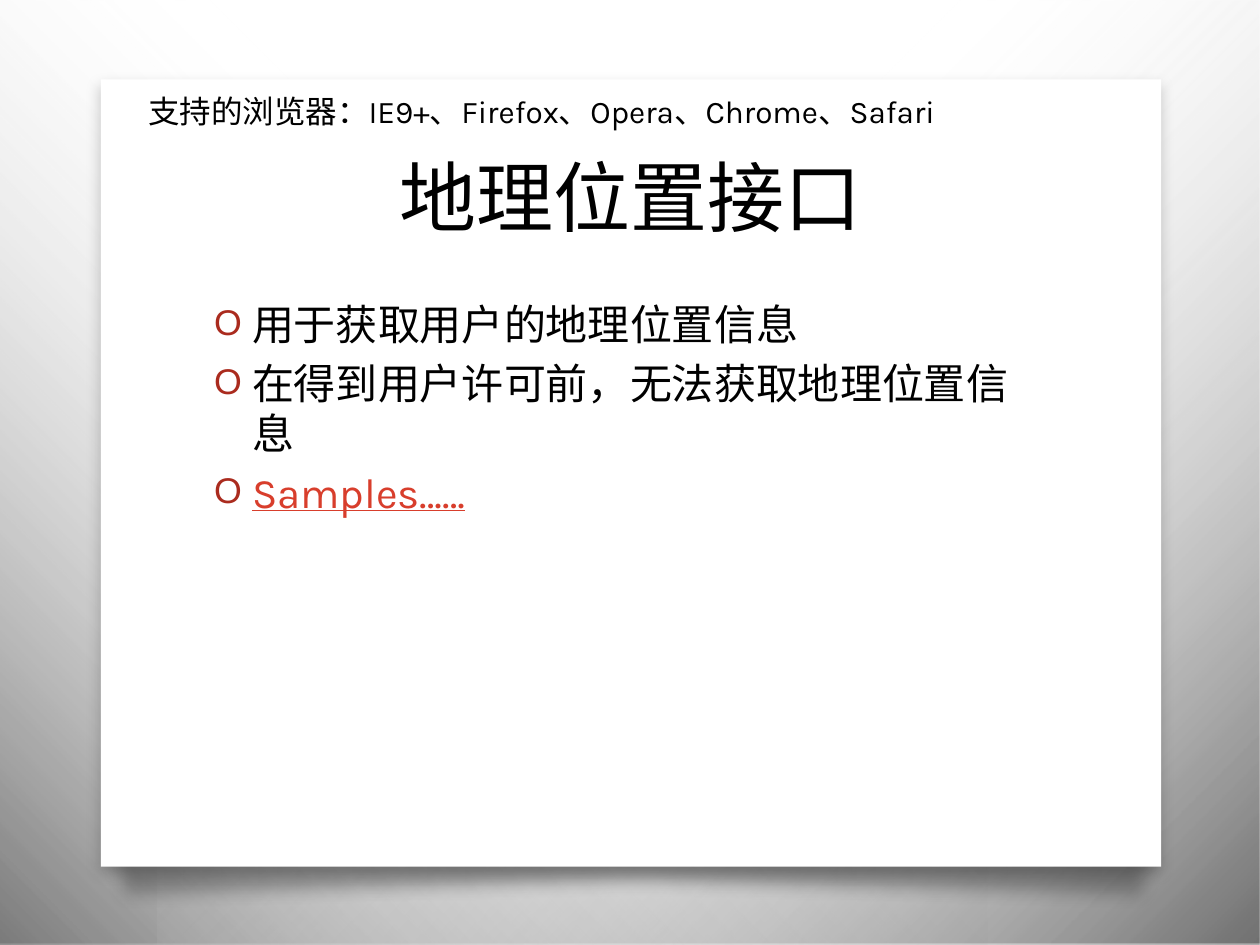
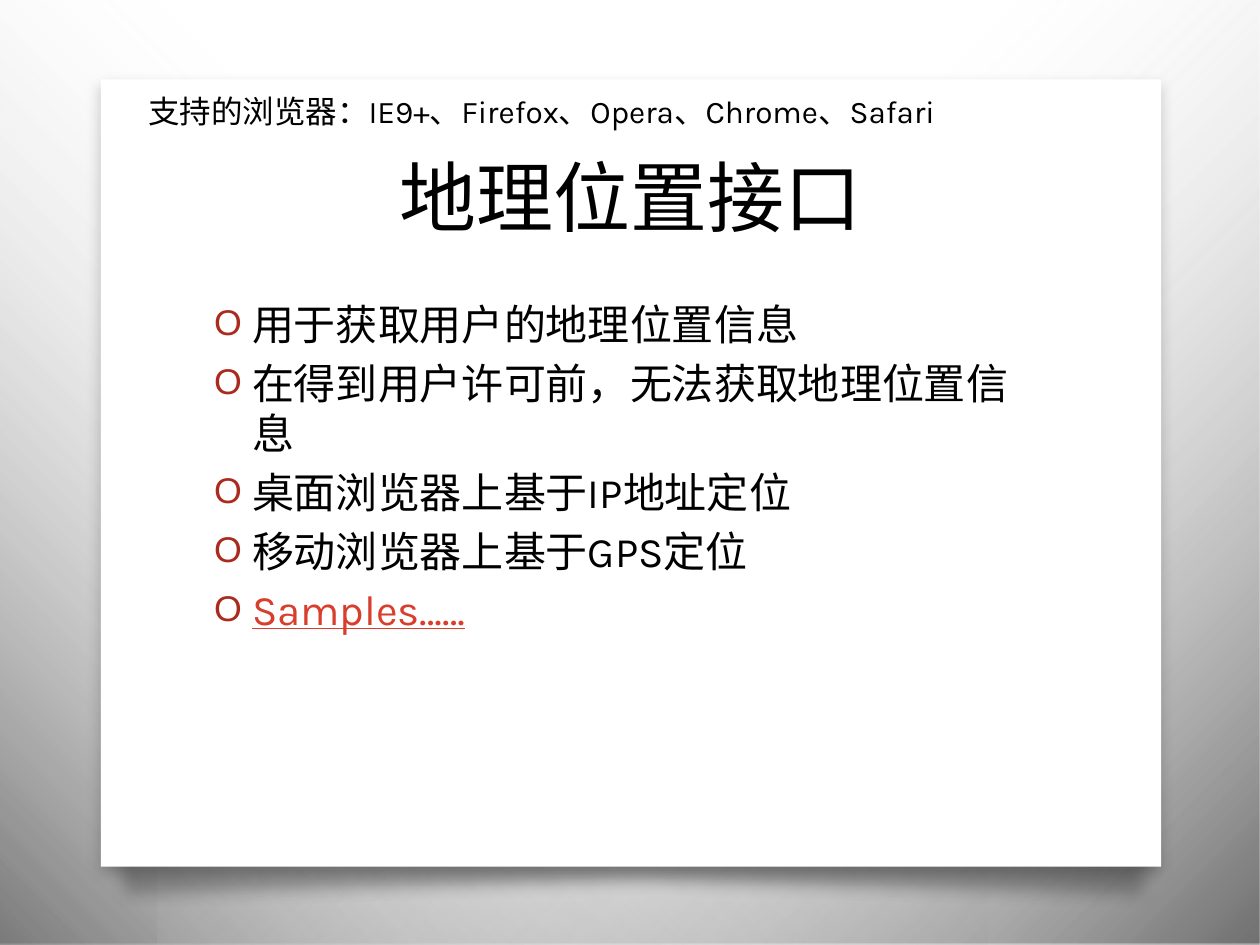
Before and after one commit to Hawkeyes0/HTML5-Test, a slide deck: slide 16 of Tour/Web前端设计H5.pptx. Drawn at 1260x945 pixels with LibreOffice and Linux fonts; fonts in the diff are those of the drawing; background and template pictures are left out. Boxes give left, top, right and bottom in pixels: in the first picture for what was removed or moved away, otherwise in the second. Text is boxed around its words. In the diff, an @@ line names an element or a change of style, - is before the commit and + after.

```diff
--- a/Tour/Web前端设计H5.pptx
+++ b/Tour/Web前端设计H5.pptx
@@ text at bbox=[252, 472, 791, 571]: paragraphs added @@
+O 桌面浏览器上基于IP地址定位
+O 移动浏览器上基于GPS定位
```
Also in this commit, not shown: 8 other slides changed, 3 other files.
